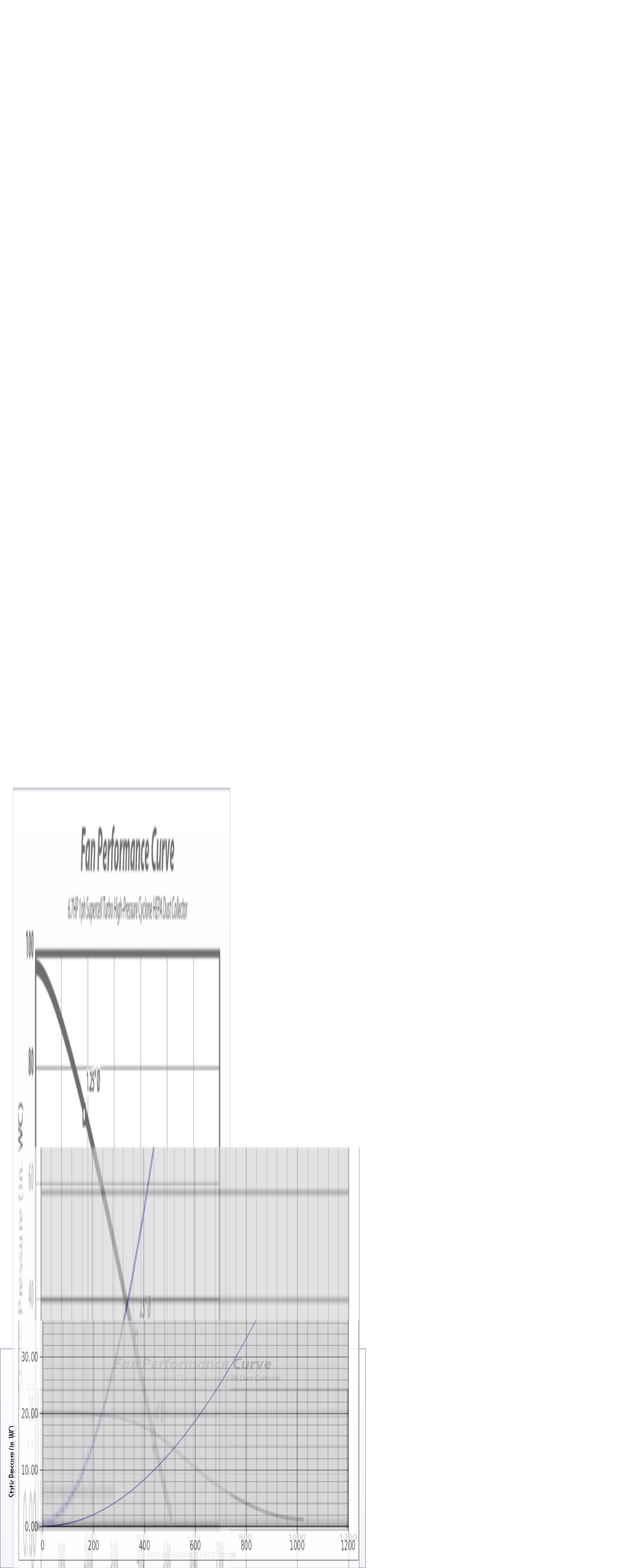
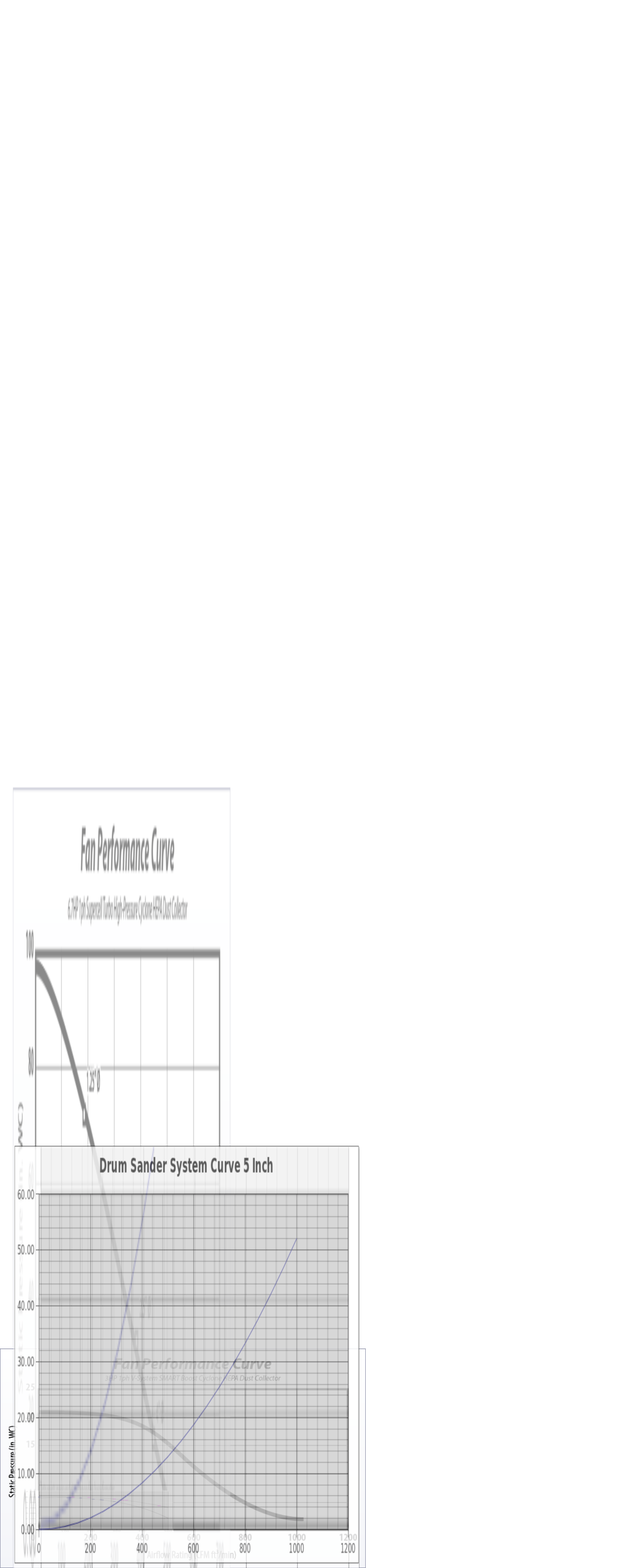
Two versions of the same layered image (627x1568). Layer-by-layer changes:
"Drum Sander 5 inch": opacity 64% → 60%, painted on it over [14, 1145, 360, 1564]
added layer "Ricon Curve FInal" above "Supercell Turb" over [23, 1490, 174, 1533]
"Supercell Turb": opacity 57% → 46% over [12, 787, 231, 1568]
